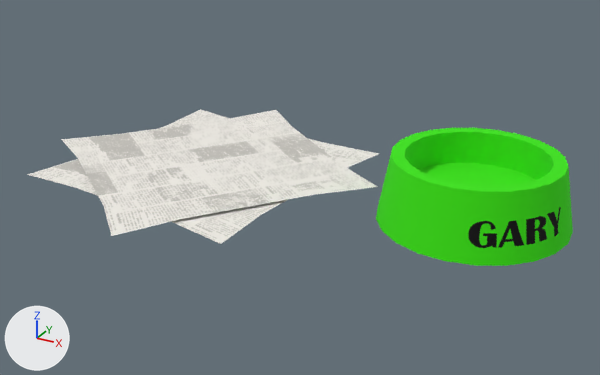
An edit to the OBJ model proyectoFinal/proyectoFinal/Models/platoGary/plato.obj, drawn before and after from the same camera.
Camera for both pictures: a camera (50 mm lens) standing at (-1.41, -3.76, 2.56) and looking at (-4.14, 1.2, 0.08). Arrows for +X, +Y and +Z are at lower left; the lights stay in place. Where no turn or scale is listed for an object, it has been applied to the vertices.

The first picture shows 'plato'.
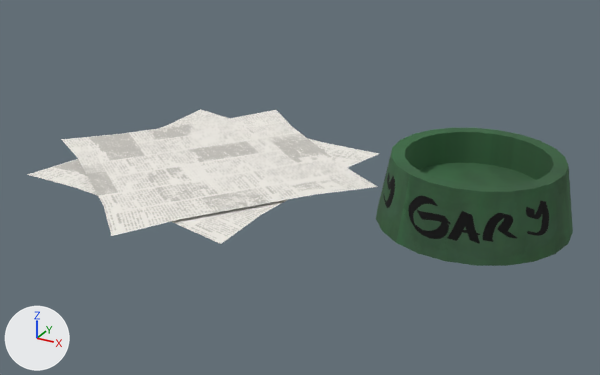
The newer file is also rescaled (x0.777), turned or shifted as a whole; pictures and numbers use the older file's frame.

Boxes (x1, y1, x2, y2) around the edits, measured in the pictures (600 x 375 px):
'plato', recoloured, surface changed: (376, 128, 573, 266) in both
part 1 of me_plato, recoloured: (391, 128, 569, 192) in both
part 2 of me_plato, surface changed: (376, 151, 573, 266) in both

What the commit changed:
Picture 'plato.jpg' (img_plato_jpg) is new.
Material 'pasted__platoGary_lambert2SG' (mat_pasted__platogary_lambert2sg) is new.
Its texture is img_plato_jpg.
Its roughness is 1.0.
me_plato has 138 vertices, 236 faces and spans x -6.34..-2.21, y -0.15..2.59, z 0.03..0.5.
me_plato is used by ob_plato; location (0.0, 0.0, 0.0).
me_plato part 1: all 172 faces that had it switch from mat_platogary_lambert2sg (picture img_plato_png) to mat_pasted__platogary_lambert2sg (picture img_plato_jpg).
me_plato part 2: texture (UV) coordinates of 44 of 236 faces, centred in x -3.51..-2.25, y 0.76..2.03, z 0.19..0.34, changed; they spanned u -0.9..1.0, v 0.38..0.66 and now span u 0.02..2.86, v 0.21..0.64.
